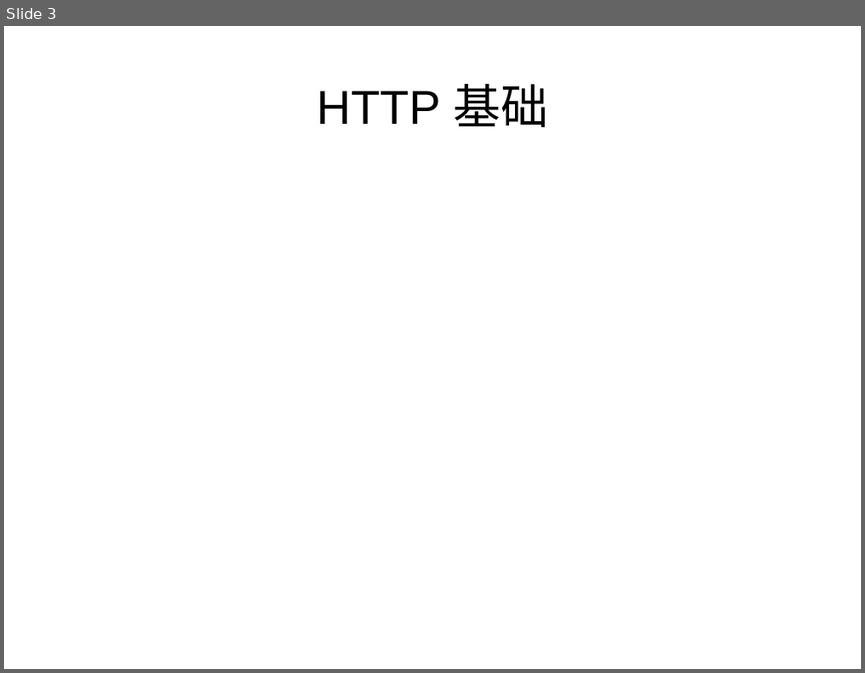
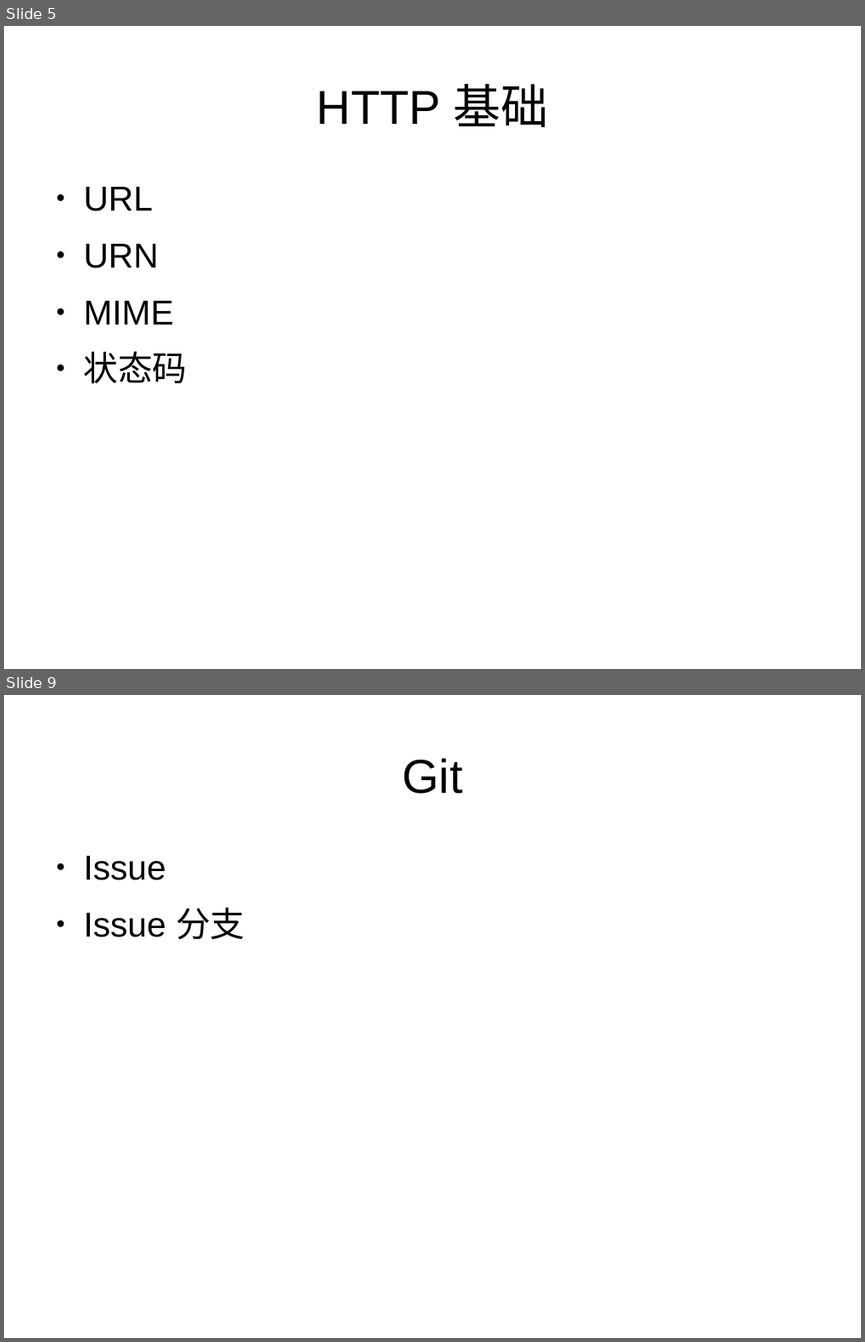
Before and after one commit to morro-wind/share, a slide deck: WEBterms/WEB-Terms.odp. Shown one above the other, each under a label of ours: slide 3 before the commit, slides 5 and 9 after it; the slides between them are not shown. The pictures are 865x673 and 865x1342 pixels, drawn with LibreOffice and Linux fonts; fonts in the diff are those of the drawing. Boxes give left, top, right and bottom in pixels: in the first picture for what was removed or moved away, otherwise in the second. Text is boxed around its words. In the diff, an @@ line names an element or a change of style, - is before the commit and + after.

```diff
--- a/WEBterms/WEB-Terms.odp
+++ b/WEBterms/WEB-Terms.odp
@@ slide 9 added at [4, 695, 861, 1338], background #FFFFFF @@
@@ title added at [402, 758, 462, 794], 44 pt, text #000000 @@
+Git
@@ text added at [84, 856, 245, 940], 32 pt, text #000000 @@
+● Issue
+● Issue 分支
@@ what was slide 3 is now slide 5 @@
@@ slide 5 changed as well @@
@@ text added at [84, 187, 188, 384], 32 pt, text #000000 @@
+● URL
+● URN
+● MIME
+● 状态码
```
Also in this commit, not shown: 2 other slides changed, 5 other slides added.
